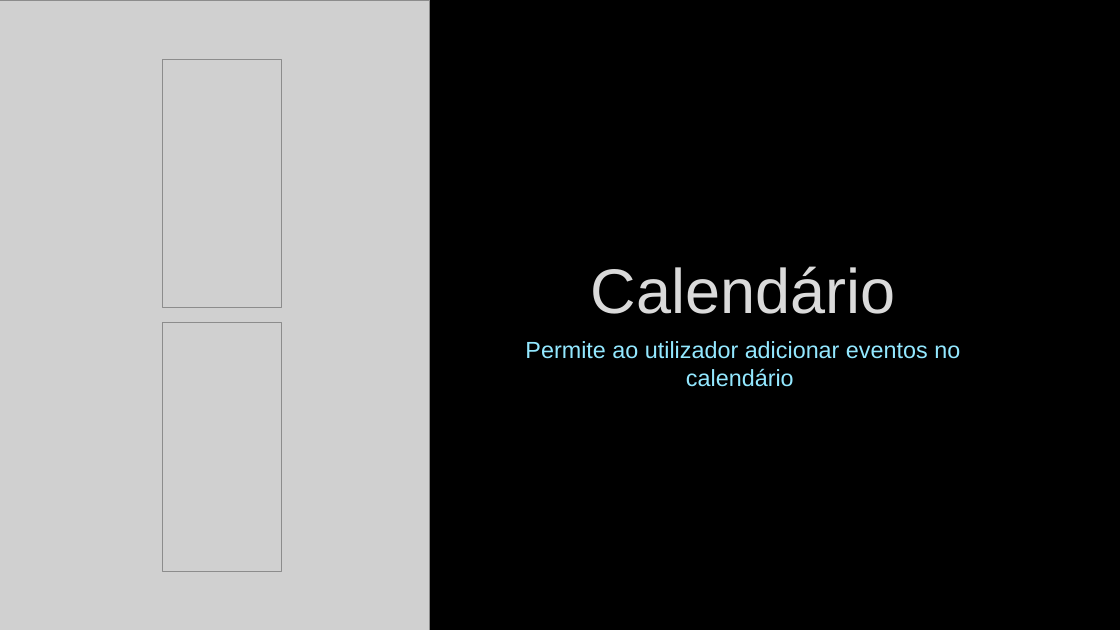
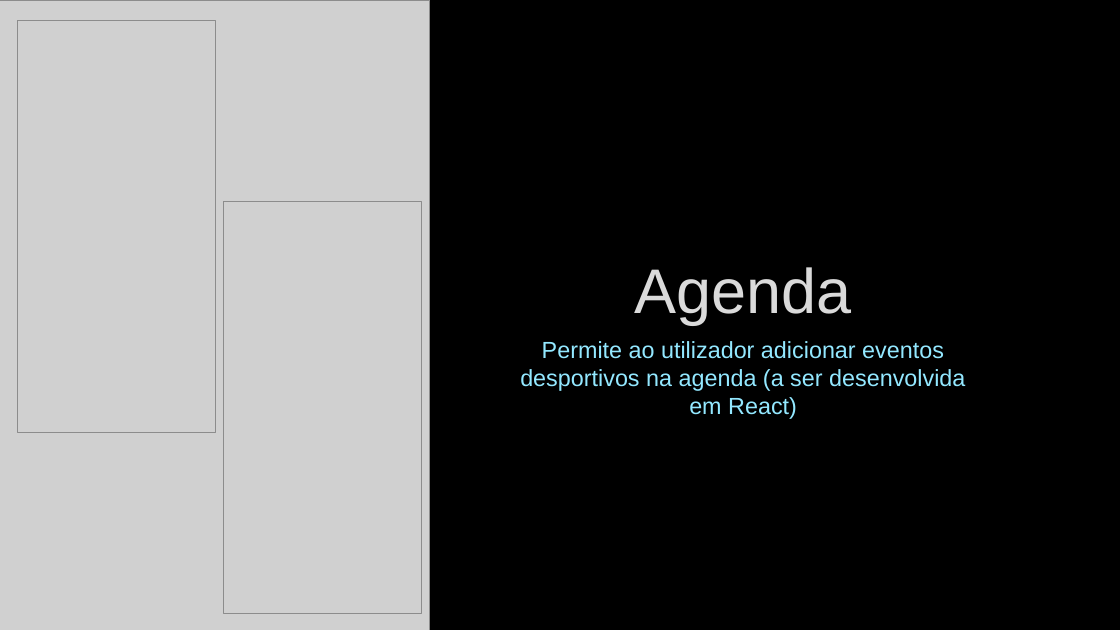
Before and after one commit to lodyny/ProjetoCM, a slide deck: slide 5 of Documentação/App_CM_Fase 2.pptx (slide 4 before the commit). Drawn at 1120x630 pixels with LibreOffice and Linux fonts; fonts in the diff are those of the drawing; grey boxes stand for pictures; background and template pictures are left out. Boxes give left, top, right and bottom in pixels: in the first picture for what was removed or moved away, otherwise in the second. Text is boxed around its words. In the diff, an @@ line names an element or a change of style, - is before the commit and + after.

```diff
--- a/Documentação/App_CM_Fase 2.pptx
+++ b/Documentação/App_CM_Fase 2.pptx
@@ picture: place and size @@
-picture at box(163, 59, 282, 308)
+picture at box(18, 20, 215, 433)
@@ picture: place and size @@
-picture at box(163, 323, 282, 571)
+picture at box(223, 202, 421, 614)
@@ title at box(635, 267, 852, 325): text changed @@
-Calendário
+Agenda
@@ text at box(520, 341, 965, 419): text changed @@
-Permite ao utilizador adicionar eventos no calendário
+Permite ao utilizador adicionar eventos desportivos na agenda (a ser desenvolvida em React)
```
Also in this commit, not shown: 5 other slides changed, 2 slides added, 1 other file.
